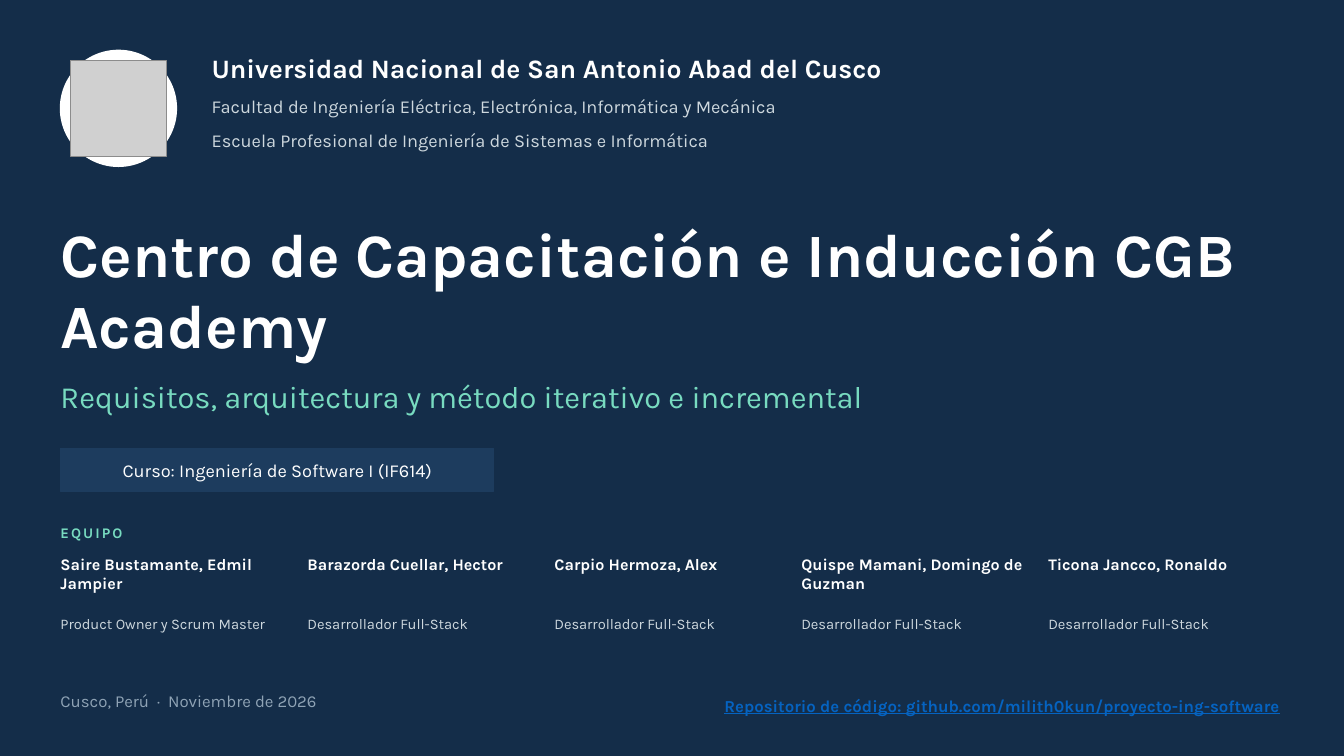
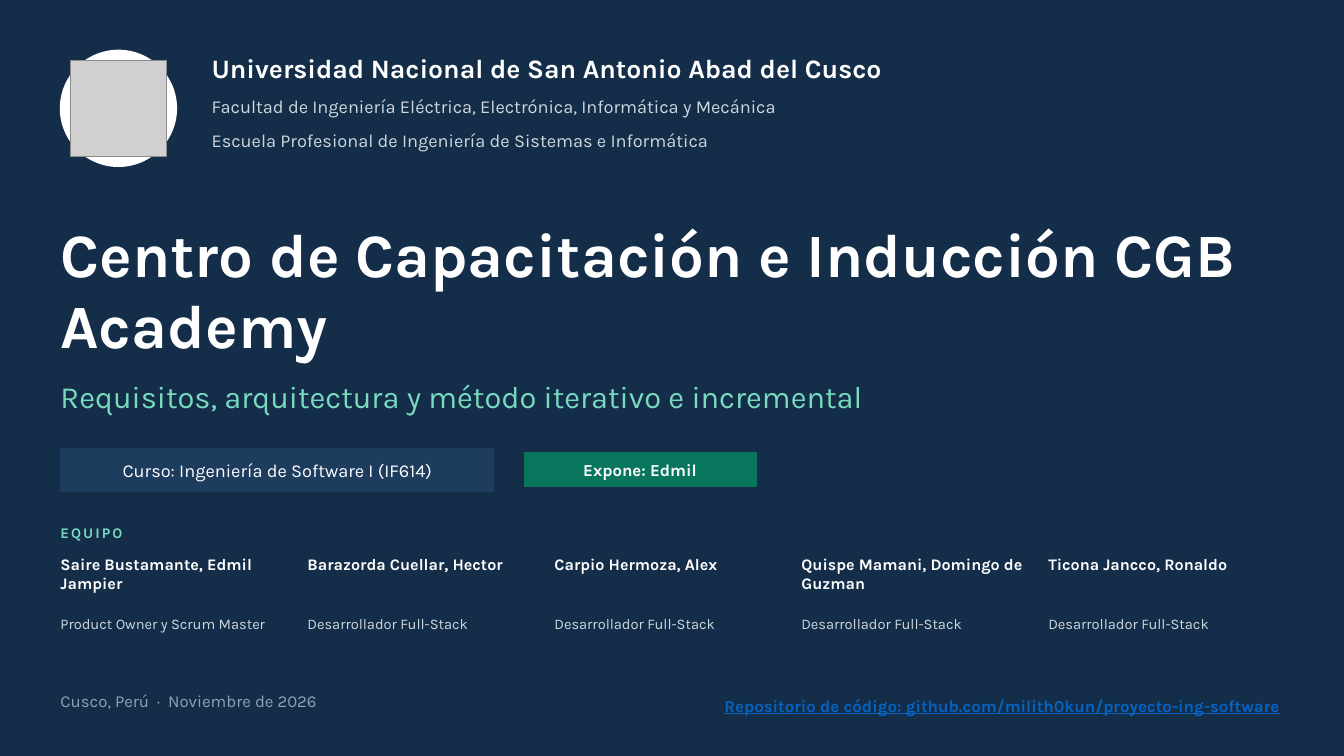
Before and after one commit to milith0kun/proyecto-ing-software, a slide deck: slide 1 of Diapos/Presentacion-CGB-Academy.pptx. Drawn at 1344x756 pixels with LibreOffice and Linux fonts; fonts in the diff are those of the drawing; grey boxes stand for pictures. Boxes give left, top, right and bottom in pixels: in the first picture for what was removed or moved away, otherwise in the second. Text is boxed around its words. In the diff, an @@ line names an element or a change of style, - is before the commit and + after.

Commit message:
docs(presentacion): indica en cada diapositiva quién la expone (CGB-78)

```diff
--- a/Diapos/Presentacion-CGB-Academy.pptx
+++ b/Diapos/Presentacion-CGB-Academy.pptx
@@ rectangle added at [524, 453, 756, 487], fill #08765D, outline #08765D 0.5 pt @@
@@ text added at [583, 464, 697, 480], 12 pt, text #FFFFFF, bold @@
+Expone: Edmil
```
Also in this commit, not shown: 21 other slides changed.
